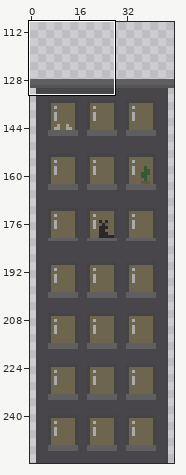
Two states of a sprite sheet, app/src/main/assets/building48.png. The first picture is a wide view before the edit; the outline marks the close-up.
Close-up. The starting point:
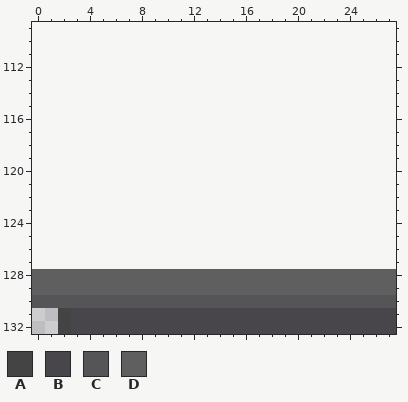
The file is 48x128 pixels. Colours within 5 levels of each other are drawn and written as one. Shown: x 0..27, y 109..132. The old version is drawn lined up with the new one, on the new canvas. The wide view leaves out empty margins.
Palette (. is transparent): A #444444  B #48454b  C #555456  D #5f5f5f
Pixels before, first column x 0:
128 DDDDDDDDDDDDDDDDDDDDDDDDDDDD
129 DDDDDDDDDDDDDDDDDDDDDDDDDDDD
130 CCCCCCCCCCCCCCCCCCCCCCCCCCCC
131 ..ABBBBBBBBBBBBBBBBBBBBBBBBB
132 ..ABBBBBBBBBBBBBBBBBBBBBBBBB
The result:
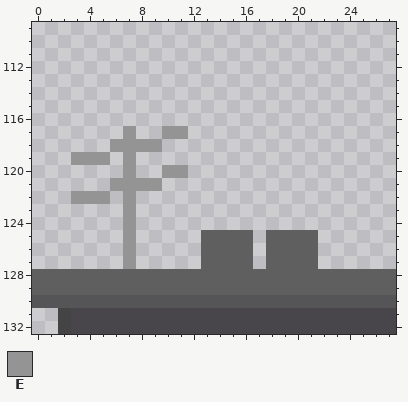
Colours new in this view: E #949494
Change:
{"change": "canvas 48x128 -> 48x256, the old top-left corner now at 0,128"}
{"y":117,"x":7,"old":".","new":"E"}
{"y":117,"x":10,"old":"..","new":"EE"}
{"y":118,"x":6,"old":"....","new":"EEEE"}
{"y":119,"x":3,"old":"...","new":"EEE"}
{"y":119,"x":7,"old":".","new":"E"}
{"y":120,"x":7,"old":".","new":"E"}
{"y":120,"x":10,"old":"..","new":"EE"}
{"y":121,"x":6,"old":"....","new":"EEEE"}
{"y":122,"x":3,"old":"...","new":"EEE"}
{"y":122,"x":7,"old":".","new":"E"}
{"y":123,"x":7,"old":".","new":"E"}
{"y":124,"x":7,"old":".","new":"E"}
{"y":125,"x":7,"old":".","new":"E"}
{"y":125,"x":13,"old":"....","new":"DDDD"}
{"y":125,"x":18,"old":"....","new":"DDDD"}
{"y":126,"x":7,"old":".","new":"E"}
{"y":126,"x":13,"old":"....","new":"DDDD"}
{"y":126,"x":18,"old":"....","new":"DDDD"}
{"y":127,"x":7,"old":".","new":"E"}
{"y":127,"x":13,"old":"....","new":"DDDD"}
{"y":127,"x":18,"old":"....","new":"DDDD"}
{"label":"added","picture_box":[71,126,318,269]}
